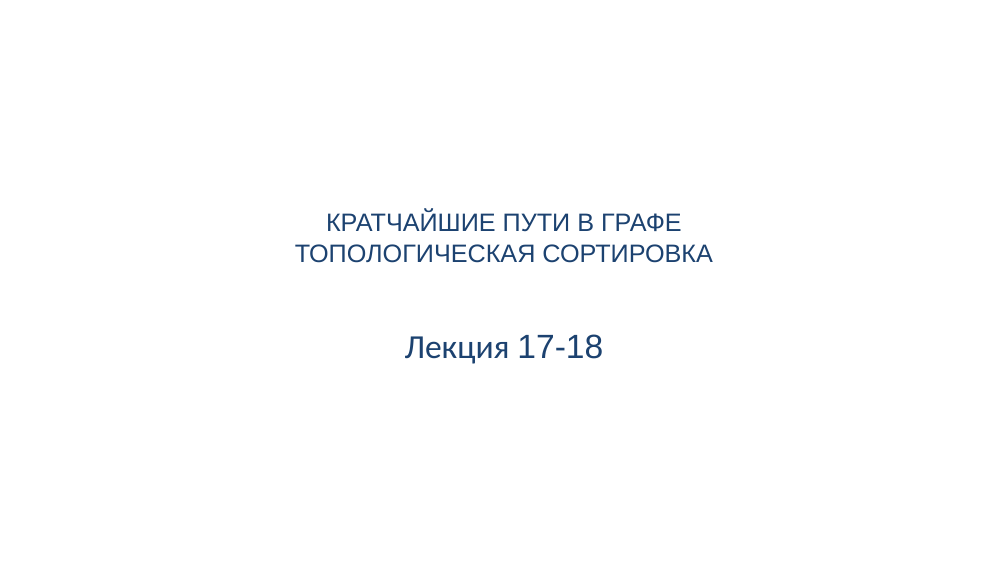
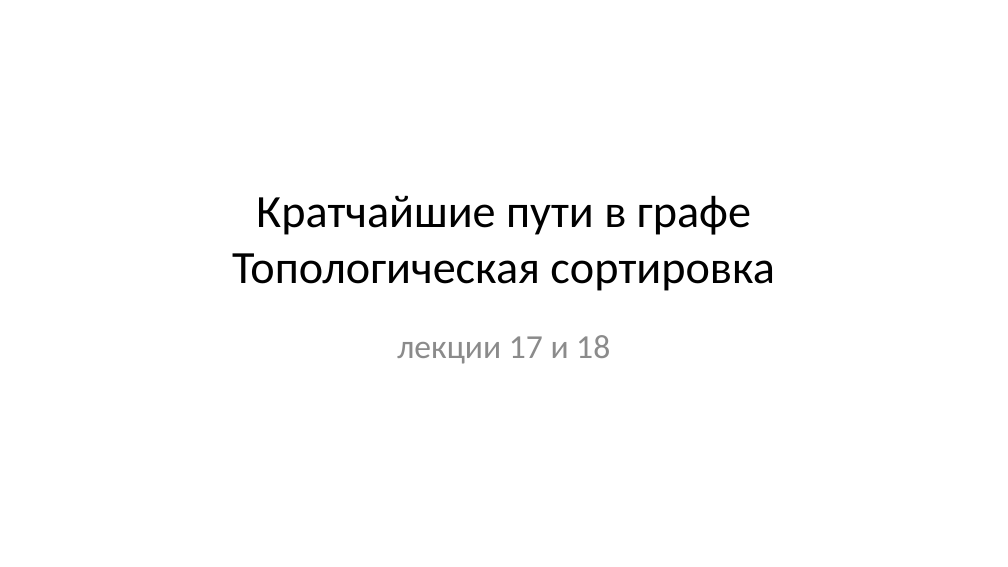
Before and after one commit to Evgueni-Petrov-aka-espetrov/Algorithms-and-Programming-in-C-pptx, a slide deck: slide 2 of 18 Кратчайшие пути и топсорт.pptx. Drawn at 1008x567 pixels with LibreOffice and Linux fonts; fonts in the diff are those of the drawing. Boxes give left, top, right and bottom in pixels: in the first picture for what was removed or moved away, otherwise in the second. Text is boxed around its words. In the diff, an @@ line names an element or a change of style, - is before the commit and + after.

```diff
--- a/18 Кратчайшие пути и топсорт.pptx
+++ b/18 Кратчайшие пути и топсорт.pptx
@@ title at <box>232,195,775,291</box>: text changed; size 24 to 44 pt; font Arial to Calibri; text colour #1C4270 to #000000 @@
-КРАТЧАЙШИЕ ПУТИ В ГРАФЕ
-ТОПОЛОГИЧЕСКАЯ СОРТИРОВКА
+Кратчайшие пути в графе
+Топологическая сортировка
@@ subtitle at <box>397,335,610,364</box>: text changed; text colour #1C4270 to #8C8C8C @@
-Лекция 17-18
+лекции 17 и 18
```
Also in this commit, not shown: 25 other slides changed, 147 slides added, 9 slides removed.
